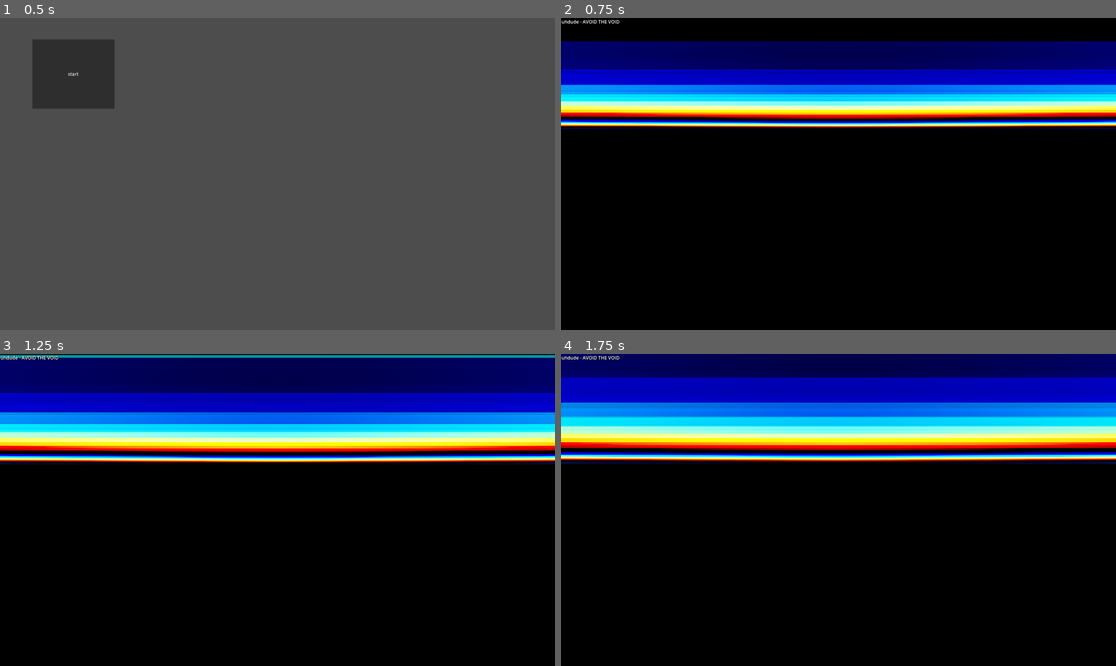
Above: before the commit, frames 1-4 (two rows, left to right).
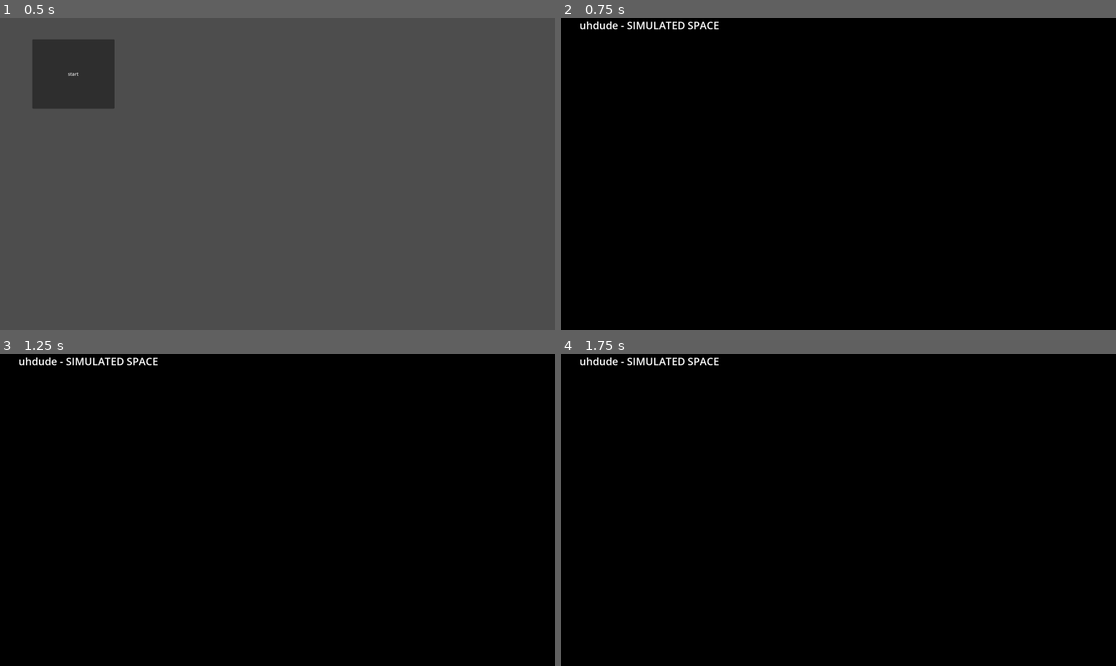
Above: after the commit, the same moments.

Repository: keithfarnham/ShaderMusic
Game: Godot game, scene res://scenes/frontend.tscn
Two runs of this game, one before a commit and one after it. Both use one fixed random seed, a clock stepped at 60 frames per second and the inputs below.
Inputs:
- Up to frame 1 (0.5 s): no input
- Up to frame 2 (0.75 s): click "start" at 0.5 s
- Up to frame 3 (1.25 s): no input
- Up to frame 4 (1.75 s): no input

Frame 1 is identical in both runs. In frame 2, 28% of the frame differs, in the area x 0-100%, y 0-36%; in frame 3, 34%; in frame 4, 34%.

Commit message:
adding space simulation song+shader

Diff:
--- a/project.godot
+++ b/project.godot
@@ -19,8 +19,12 @@
 
 window/size/viewport_width=1920
 window/size/viewport_height=1080
-window/size/mode=4
 window/size/initial_position_type=0
+window/movie_file="F:/Keith's Backups/Videos/movie.avi"
+
+[editor]
+
+movie_writer/movie_file="F:/Keith's Backups/Videos/movie.avi"
 
 [rendering]
 
--- /dev/null
+++ b/scenes/spacesims3_scene.tscn
@@ -0,0 +1,52 @@
+[gd_scene load_steps=6 format=3 uid="uid://c8k0awup731s0"]
+
+[ext_resource type="Script" uid="uid://c2c5uaxcup5rh" path="res://script/main.gd" id="1_2nh3k"]
+[ext_resource type="Shader" uid="uid://bduiutug4e0it" path="res://shaders/spacesims3.gdshader" id="2_2nh3k"]
+[ext_resource type="AudioStream" uid="uid://cq0rqryvr34rx" path="res://audio/spacesims3.wav" id="3_2nh3k"]
+
+[sub_resource type="ShaderMaterial" id="ShaderMaterial_2c62f"]
+shader = ExtResource("2_2nh3k")
+shader_parameter/planeDist = 0.5
+shader_parameter/furthest = 16.0
+shader_parameter/fadeFrom = 8.0
+shader_parameter/circleRadius = 0.1
+shader_parameter/antiAliasBaseValue = 3.0
+shader_parameter/slowVal = 2.0
+shader_parameter/pixelCoords_X_mod = 0.0
+shader_parameter/pixelCoords_Y_mod = 0.0
+shader_parameter/pathA_X = 0.0
+shader_parameter/pathA_Y = 0.0
+shader_parameter/useUV = true
+shader_parameter/freq_data = PackedFloat32Array(0, 0, 0, 0, 0, 0, 0, 0, 0, 0, 0, 0, 0, 0, 0, 0, 0, 0, 0, 0, 0, 0, 0, 0, 0, 0, 0, 0, 0, 0)
+
+[sub_resource type="PlaceholderTexture2D" id="PlaceholderTexture2D_gyfs4"]
+
+[node name="Node2D" type="Node2D"]
+script = ExtResource("1_2nh3k")
+
+[node name="shader_sprite" type="Sprite2D" parent="."]
+material = SubResource("ShaderMaterial_2c62f")
+position = Vector2(960, 540)
+scale = Vector2(1920, 1080)
+texture = SubResource("PlaceholderTexture2D_gyfs4")
+
+[node name="AudioStreamPlayer" type="AudioStreamPlayer" parent="."]
+stream = ExtResource("3_2nh3k")
+
+[node name="Title" type="RichTextLabel" parent="."]
+offset_left = 64.0
+offset_right = 689.0
+offset_bottom = 68.0
+theme_override_colors/font_shadow_color = Color(0, 0, 0, 1)
+theme_override_constants/shadow_offset_y = 2
+theme_override_constants/shadow_offset_x = 3
+theme_override_font_sizes/normal_font_size = 36
+bbcode_enabled = true
+text = "uhdude - SIMULATED SPACE"
+
+[node name="AudioStartTimer" type="Timer" parent="."]
+wait_time = 3.0
+one_shot = true
+autostart = true
+
+[connection signal="timeout" from="AudioStartTimer" to="." method="_on_audio_start_timer_timeout"]
--- a/script/button.gd
+++ b/script/button.gd
@@ -6,10 +6,10 @@
 const AUTO_START = 5.0;
 
 func _process(delta):
-    timeout += delta
-    if timeout > AUTO_START:
-         get_tree().change_scene_to_file("res://scenes/avoidthevoid_scene.tscn")
+	timeout += delta
+	if timeout > AUTO_START:
+		get_tree().change_scene_to_file("res://scenes/spacesims3_scene.tscn")
 
 func _on_pressed():
-    print("pressed")
-    get_tree().change_scene_to_file("res://scenes/avoidthevoid_scene.tscn")
+	print("pressed")
+	get_tree().change_scene_to_file("res://scenes/spacesims3_scene.tscn")
--- a/script/main.gd
+++ b/script/main.gd
@@ -1,6 +1,6 @@
 extends Node2D
 
-const VU_COUNT = 30
+const VU_COUNT = 100
 const FREQ_MAX = 11050.0
 const MIN_DB = 60
 const ANIMATION_SPEED = 0.1
--- /dev/null
+++ b/shaders/spacesims3.gdshader
@@ -0,0 +1,176 @@
+shader_type canvas_item;
+
+//based on shader by mrange https://www.shadertoy.com/view/MfjyWK
+//audio visualization/modulation stuff based on https://godotshaders.com/shader/spectrum-analyzer/
+
+uniform float planeDist = 0.5;
+uniform float furthest = 16.0;
+uniform float fadeFrom = 8.0;
+uniform float circleRadius = 0.1;
+uniform float antiAliasBaseValue = 3.0;
+uniform float slowVal = 2.0;
+uniform float pixelCoords_X_mod = 0.0;
+uniform float pixelCoords_Y_mod = 0.0;
+uniform float pathA_X = 0.31;
+uniform float pathA_Y = 0.41;
+uniform bool useUV = false;
+
+const int VU_COUNT = 100;
+uniform float[VU_COUNT] freq_data;
+
+const vec2 PATH_A = vec2(0.31, 0.41);
+const vec2 PATH_B = vec2(1.0, sqrt(0.5));
+const vec4 UP_VECTOR = vec4(0.0, 1.0, 2.0, 3.0);
+const float songDuration = 118.0; //110sec song duration + 3sec delay + 5 sec on frontend
+const float songFadeOutStart = 114.5; // 106.5 sec fade start + 3sec delay + 5 sec on frontend
+
+vec3 offset(float zPos) {
+    vec2 pathA = vec2(pathA_X, pathA_Y);
+    return vec3(PATH_B * sin(pathA * zPos), zPos);
+}
+
+vec3 doffset(float zPos) {
+    vec2 pathA = vec2(pathA_X, pathA_Y);
+    return vec3(pathA * PATH_B * cos(pathA * zPos), 1.0);
+}
+
+vec3 ddoffset(float zPos) {
+    vec2 pathA = vec2(pathA_X, pathA_Y);
+    return vec3(-pathA * pathA * PATH_B * sin(pathA * zPos), 0.0);
+}
+
+vec4 alphaBlend(vec4 back, vec4 front) {
+    // Based on: https://en.wikipedia.org/wiki/Alpha_compositing
+    float w = front.w + back.w * (1.0 - front.w);
+    vec3 xyz = (front.xyz * front.w + back.xyz * back.w * (1.0 - front.w)) / w;
+    return w > 0.0 ? vec4(xyz, w) : vec4(0.0);
+}
+
+vec3 palette(float n) {
+    return sin(vec3(0.0, 1.0, 2.0) + n) + vec3(0.1);
+}
+
+// from Inigo Quilez: https://iquilezles.org/articles/distfunctions2d/
+float sdCircle( vec2 p, float r )
+{
+    return length(p) - r;
+}
+
+vec4 plane(vec3 planePosition, vec3 normalizedPlanePosition, float planeDistance, vec3 centralPlanePosition, vec3 offsetPosition, float planeIndex, vec2 uv) {
+
+    //using the uv.x here splits the screen into VU_COUNT segments
+    //using the planePosition.x here instead of uv.x makes the cicle look crazy
+    //plane position.y makes lines horizontal
+    float freqMod = useUV ? uv.x : planePosition.y;
+    float fft = freq_data[int(freqMod * float(VU_COUNT))];
+    if (fft <= 0.0)
+    {
+        // if there's no audio playing return black for color, shader will start up when audio starts
+        return vec4(0.0);
+    }
+
+    float antiAliasingFactor = (antiAliasBaseValue * planeDistance * distance(planePosition.xy, normalizedPlanePosition.xy));
+    vec4 colorOutput = vec4(0.0);
+    vec2 adjustedPlanePosition = planePosition.xy;
+
+    float radius = circleRadius + fft; //modulating circle radius with fft
+    float circleDistance = sdCircle(adjustedPlanePosition / 2.0, radius); // Adjusted position and radius for proper scaling
+
+    colorOutput.xyz = palette(0.5 * planeIndex + 2.0 * circleDistance);
+    colorOutput.xyz *= fft + 1.0; //modulating color with fft
+    colorOutput.w = smoothstep(antiAliasingFactor, -antiAliasingFactor, circleDistance);
+    return colorOutput;
+}
+
+vec3 color(vec3 forwardVector, vec3 rightVector, vec3 upVector, vec3 rayOrigin, vec2 pixelCoord, vec2 pixelSize, vec2 uv) {
+    float pixelLength = length(pixelCoord);
+    vec2 nextPixelCoord = pixelCoord + 1.0 / pixelSize;
+    float rayDepth = 1.75;
+
+    vec3 rayDir = normalize(pixelCoord.x * rightVector + pixelCoord.y * upVector + rayDepth * forwardVector);
+    vec3 nextRayDir = normalize(nextPixelCoord.x * rightVector + nextPixelCoord.y * upVector + rayDepth * forwardVector);
+
+    float planeIndex = floor(rayOrigin.z / planeDist);
+
+    vec4 accumulatedColor = vec4(0.0);
+
+    vec3 currentRayOrigin = rayOrigin;
+    float accumulatedPlaneDist = 0.0;
+
+    for (float planeStep = 1.0; planeStep <= furthest; ++planeStep) {
+        if (accumulatedColor.w > 0.95) {
+            break;
+        }
+        float planeZ = planeDist * planeIndex + planeDist * planeStep;
+
+        float linearPlaneDist = (planeZ - currentRayOrigin.z) / rayDir.z;
+        float nextPlaneDist = (planeZ - currentRayOrigin.z) / nextRayDir.z;
+        float centralPlaneDist = (planeZ - currentRayOrigin.z) / forwardVector.z;
+
+        {
+            vec3 planeIntersection = currentRayOrigin + rayDir * linearPlaneDist;
+            vec3 nextPlaneIntersection = currentRayOrigin + nextRayDir * nextPlaneDist;
+            vec3 centralPlaneIntersection = currentRayOrigin + forwardVector * centralPlaneDist;
+
+            accumulatedPlaneDist += linearPlaneDist;
+
+            vec3 offsetPosition = offset(planeIntersection.z);
+
+            float depthDifference = planeIntersection.z - rayOrigin.z;
+            float fadeInFactor = smoothstep(planeDist * furthest, planeDist * fadeFrom, depthDifference);
+            float fadeOutFactor = smoothstep(0.0, planeDist * 0.1, depthDifference);
+            float fadeOutReflection = smoothstep(0.0, planeDist * 1.0, depthDifference);
+
+            float reflectionIntensity = mix(1.0, 0.9, fadeOutReflection * fadeInFactor);
+
+            vec4 planeColor = plane(planeIntersection, nextPlaneIntersection, accumulatedPlaneDist, centralPlaneIntersection, offsetPosition, planeIndex + planeStep, uv);
+
+            // Reduce alpha for the nearest plane step
+            if (planeStep == 1.0) {
+                planeColor.w *= 0.5;
+            }
+
+            planeColor.w *= fadeOutFactor * fadeInFactor;
+            accumulatedColor = alphaBlend(planeColor, accumulatedColor);
+            accumulatedColor.w *= reflectionIntensity;
+            currentRayOrigin = planeIntersection;
+        }
+    }
+
+    return accumulatedColor.xyz * accumulatedColor.w;
+}
+
+void fragment() {
+    vec2 screenSize = 1.0 / SCREEN_PIXEL_SIZE;
+    vec2 normalizedCoords = FRAGCOORD.xy / screenSize;
+    normalizedCoords -= 0.5;
+    normalizedCoords *= screenSize / 100.0;
+    normalizedCoords += vec2(pixelCoords_X_mod, pixelCoords_Y_mod);
+
+    float timeOffset = planeDist * TIME / slowVal;
+
+    vec3 rayOrigin = offset(timeOffset);
+    vec3 rayOriginDerivative = doffset(timeOffset);
+    vec3 rayOriginSecondDerivative = ddoffset(timeOffset);
+
+    vec3 forward = normalize(rayOriginDerivative);
+    vec3 right = normalize(cross(UP_VECTOR.xyx + rayOriginSecondDerivative, forward));
+    vec3 up = cross(forward, right);
+
+    vec2 uv = UV;
+
+    vec3 finalColor = color(forward, right, up, rayOrigin, normalizedCoords, screenSize, uv);
+
+    finalColor *= 1.5;
+
+    //fade out at the end of the song
+    if (TIME >= songFadeOutStart && songFadeOutStart <= songDuration)
+    {
+        float fadeDuration = songDuration - songFadeOutStart;
+        float fadeProgress = clamp((TIME - songFadeOutStart) / fadeDuration, 0.0, 1.0);
+        finalColor *= 1.0 - fadeProgress; // Fade out the color
+    }
+
+    finalColor = sqrt(finalColor);
+    COLOR = vec4(finalColor, 1.0);
+}
Not shown, added: audio/spacesims3.wav.import
Not shown, added: shaders/spacesims3.gdshader.uid
Not shown, added: audio/spacesims3.wav
